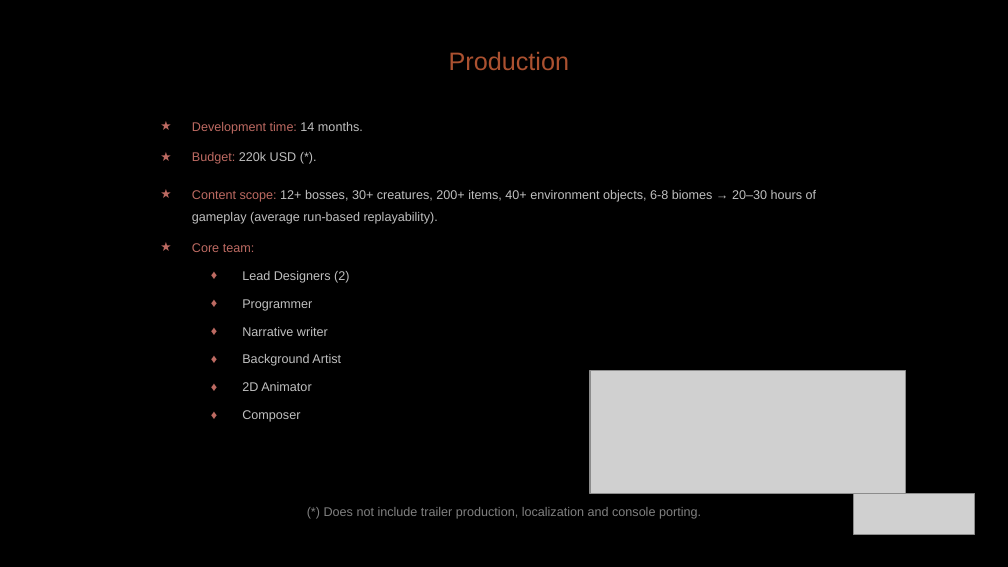
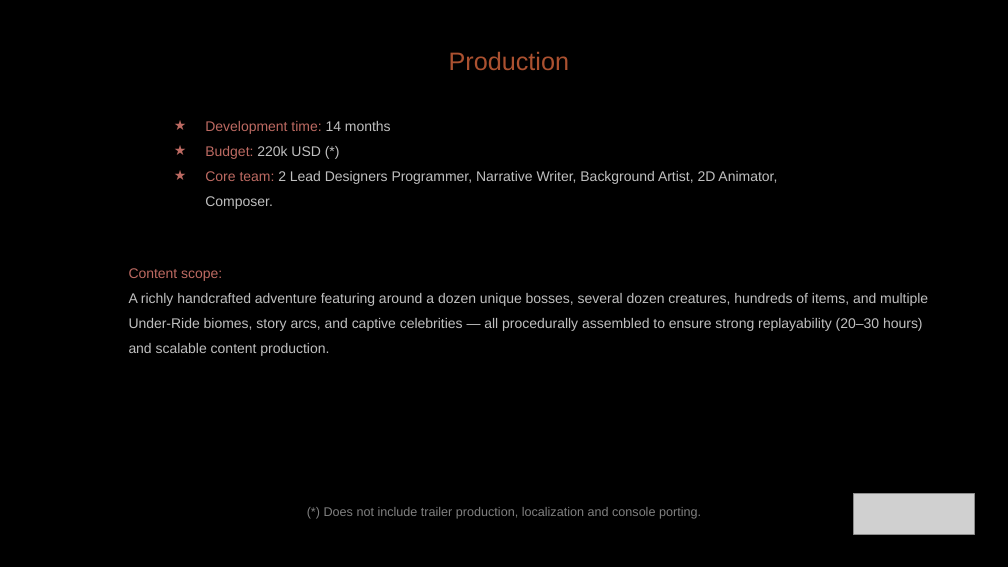
Before and after one commit to diegohcanepa/Remizione, a slide deck: slide 12 of Pitch Deck.pptx. Drawn at 1008x567 pixels with LibreOffice and Linux fonts; fonts in the diff are those of the drawing; grey boxes stand for pictures; background and template pictures are left out. Boxes give left, top, right and bottom in pixels: in the first picture for what was removed or moved away, otherwise in the second. Text is boxed around its words. In the diff, an @@ line names an element or a change of style, - is before the commit and + after.

Commit message:
Updated pitch deck.

```diff
--- a/Pitch Deck.pptx
+++ b/Pitch Deck.pptx
@@ subtitle at (x1=205, y1=121, x2=777, y2=209): text changed; size 9 to 10 pt @@
-★ Development time: 14 months.
-★ Budget: 220k USD (*).
-★ Content scope: 12+ bosses, 30+ creatures, 200+ items, 40+ environment objects, 6-8 biomes → 20–30 hours of gameplay (average run-based replayability).
-★ Core team:
-  ♦ Lead Designers (2)
-  ♦ Programmer
-  ♦ Narrative writer
-  ♦ Background Artist
-  ♦ 2D Animator
-  ♦ Composer
+★ Development time: 14 months
+★ Budget: 220k USD (*)
+★ Core team: 2 Lead Designers Programmer, Narrative Writer, Background Artist, 2D Animator, Composer.
@@ text added at (x1=129, y1=268, x2=928, y2=356), 10 pt, text #BFBFBF @@
+Content scope:
+A richly handcrafted adventure featuring around a dozen unique bosses, several dozen creatures, hundreds of items, and multiple Under-Ride biomes, story arcs, and captive celebrities — all procedurally assembled to ensure strong replayability (20–30 hours) and scalable content production.
@@ picture removed at (x1=590, y1=371, x2=905, y2=494) @@
```
Also in this commit, not shown: 1 other slide changed.
